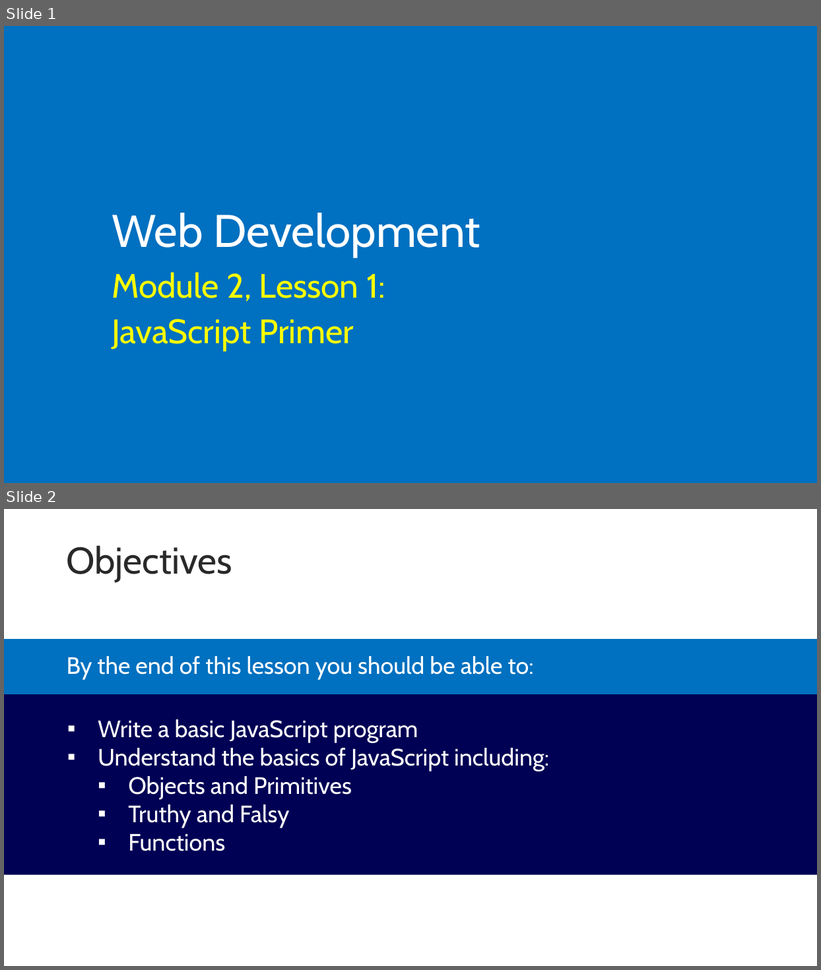
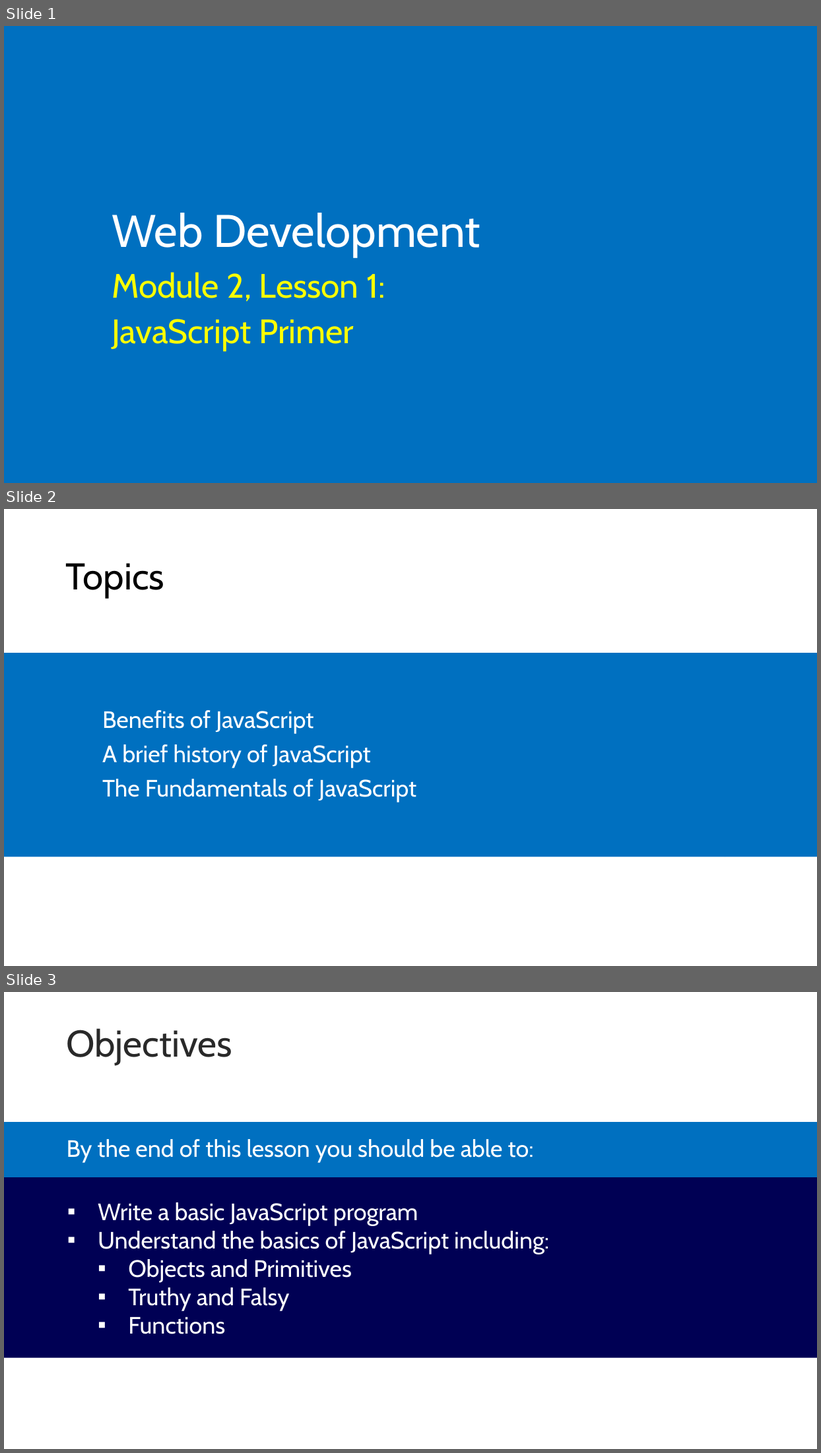
Before and after one commit to microsoft/AcademicContent, a slide deck: Complimentary Course Content/Module2/Lessons/Module2_Lesson1 JS Primer.pptx. Shown one above the other, each under a label of ours: slides 1 and 2 before the commit, slides 1, 2 and 3 after it. The pictures are 821x970 and 821x1453 pixels, drawn with LibreOffice and Linux fonts; fonts in the diff are those of the drawing. Boxes give left, top, right and bottom in pixels: in the first picture for what was removed or moved away, otherwise in the second. Text is boxed around its words. In the diff, an @@ line names an element or a change of style, - is before the commit and + after.

```diff
--- a/Complimentary Course Content/Module2/Lessons/Module2_Lesson1 JS Primer.pptx
+++ b/Complimentary Course Content/Module2/Lessons/Module2_Lesson1 JS Primer.pptx
@@ slide 2 added at box(4, 509, 817, 966), background #FFFFFF @@
@@ title added at box(66, 563, 164, 598), 44 pt, text #000000 @@
+Topics
@@ rectangle added at box(4, 653, 96, 857), fill #0070C0 @@
@@ rectangle added at box(96, 653, 725, 857), fill #0070C0 @@
@@ rectangle added at box(725, 653, 817, 857), fill #0070C0 @@
@@ text added at box(102, 710, 416, 802), 28 pt, text #FFFFFF @@
+Benefits of JavaScript
+A brief history of JavaScript
+The Fundamentals of JavaScript
@@ what was slide 2 is now slide 3 @@
```
Also in this commit, not shown: 2 slides changed, 6 other files.
